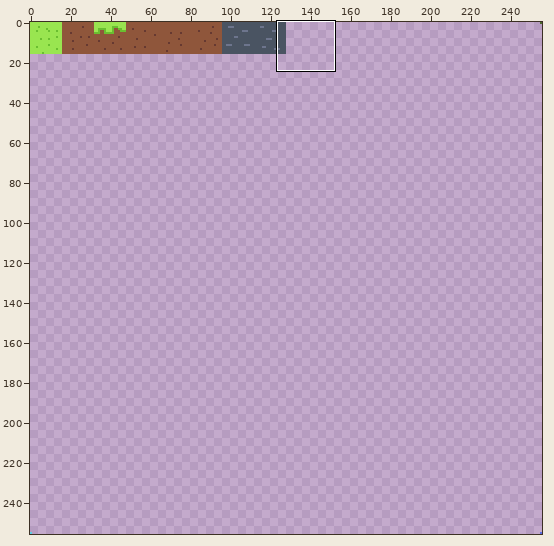
A sprite sheet gets an edit: resources/texture.png. The first picture is a wide view before the edit; the outline marks the close-up.
Close-up. Earlier state:
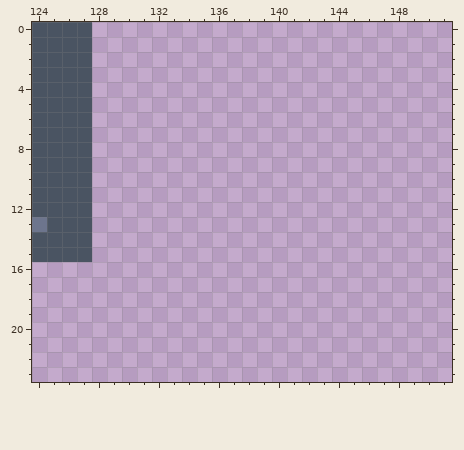
The file is 256x256 pixels. Shown: x 124..151, y 0..23. The commit also changed other parts of the picture, which this record leaves out.
The result:
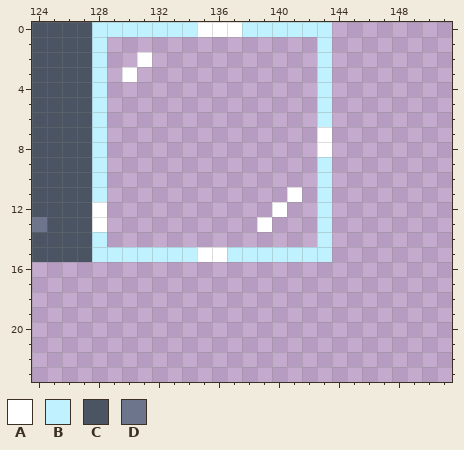
Palette (. is transparent): A #ffffff  B #c0f1ff  C #4a5462  D #6d758d
Changes in this commit:
y 0: x 128..143 ................ -> BBBBBBBAAABBBBBB
y 1: x 128 . -> B; x 143 . -> B
y 2: x 128 . -> B; x 131 . -> A; x 143 . -> B
y 3: x 128 . -> B; x 130 . -> A; x 143 . -> B
y 4..6: x 128 . -> B; x 143 . -> B
y 7..8: x 128 . -> B; x 143 . -> A
y 9..10: x 128 . -> B; x 143 . -> B
y 11: x 128 . -> B; x 141 . -> A; x 143 . -> B
y 12: x 128 . -> A; x 140 . -> A; x 143 . -> B
y 13: x 128 . -> A; x 139 . -> A; x 143 . -> B
y 14: x 128 . -> B; x 143 . -> B
y 15: x 128..143 ................ -> BBBBBBBAABBBBBBB
Changed places in both close-ups, as pixel boxes (x1, y1, x2, y2):
added: (92, 22, 332, 262)
